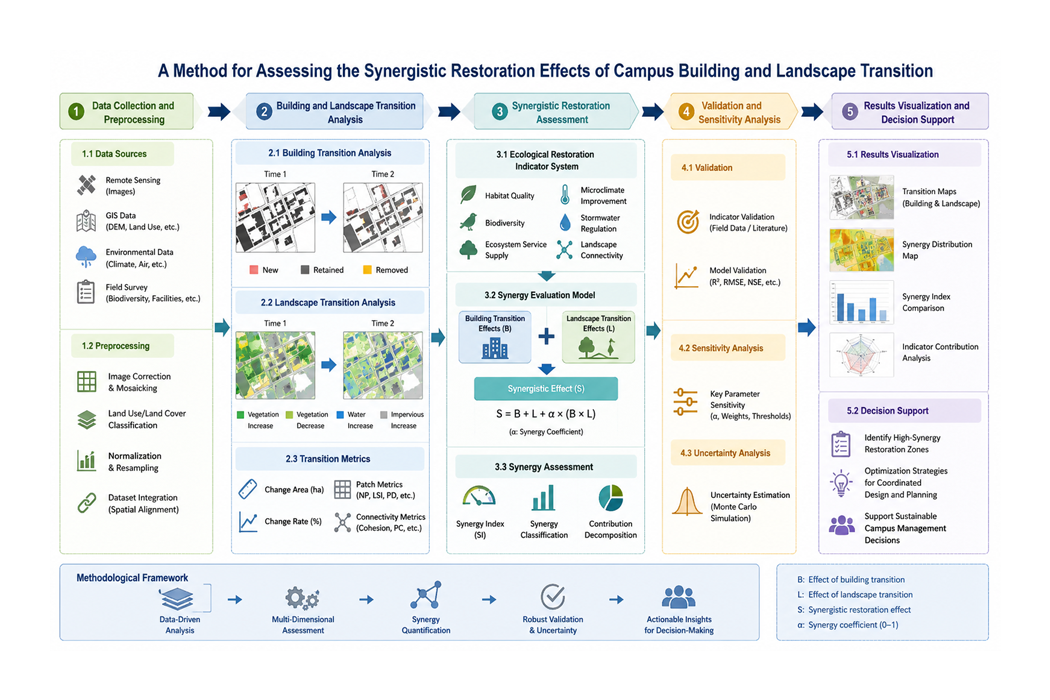
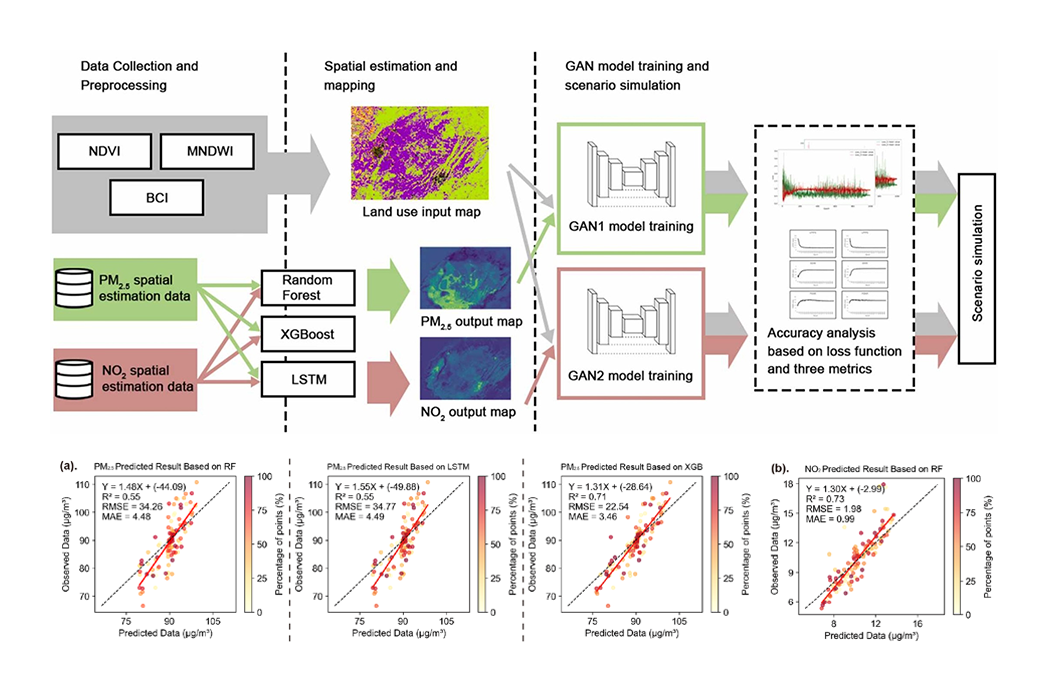
Layered file, before and after one edit (1050x700). Changes by layer:
painted on "图层 1" over [50,50,998,651]
added layer "1-s2.0-S0264837726003431-ga1_lrg" above "背景" over [50,50,998,434]